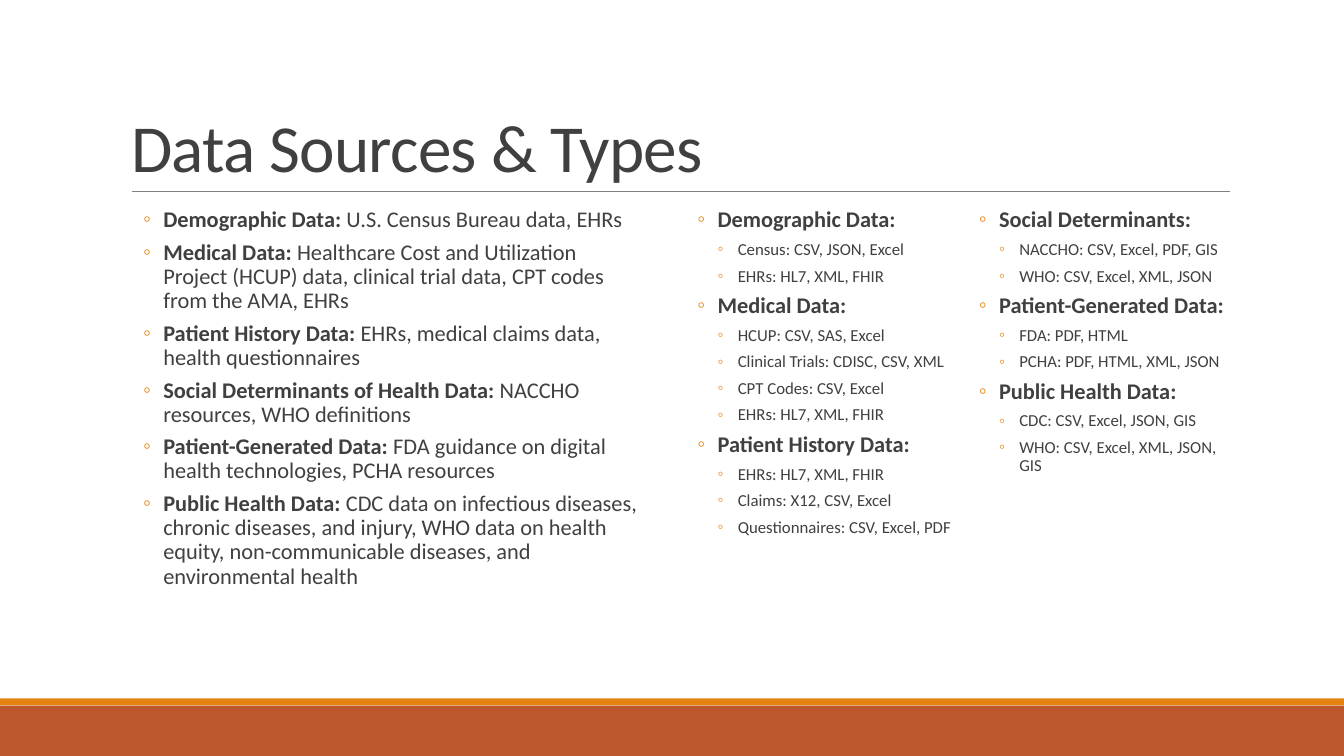
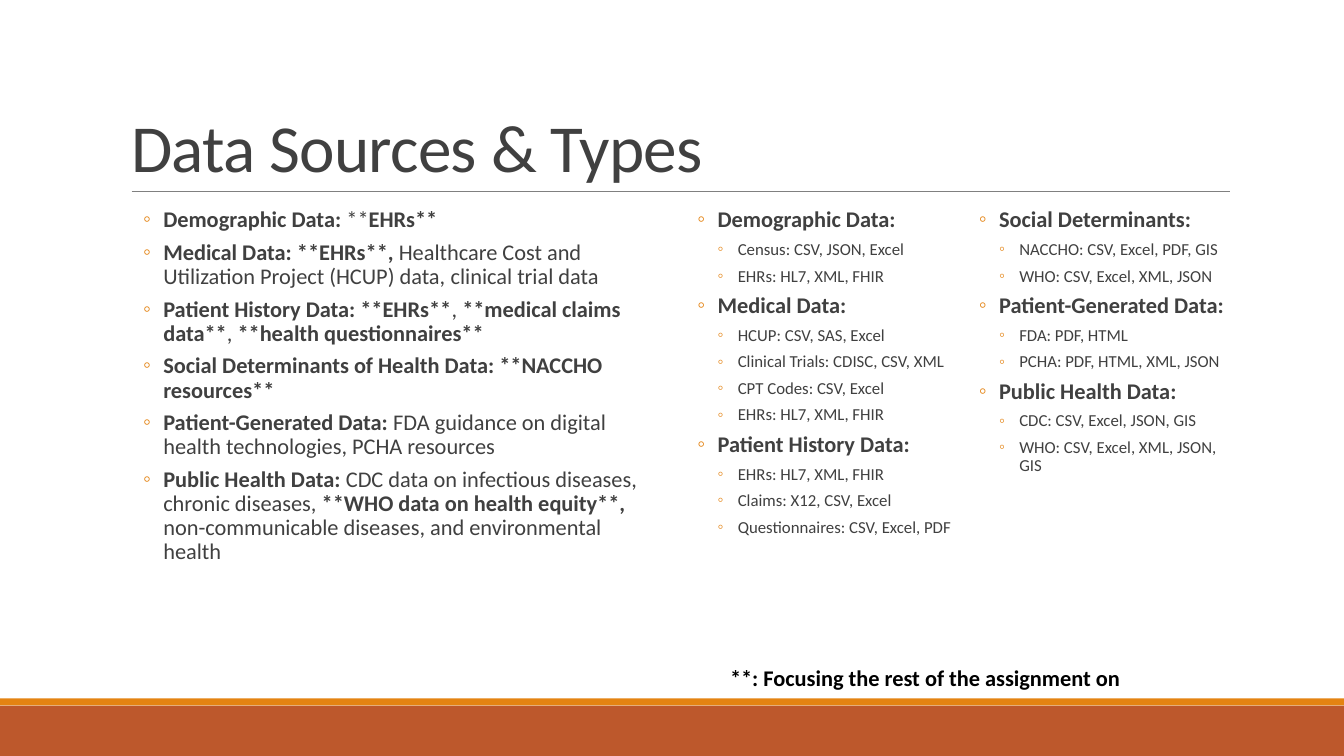
Before and after one commit to samswain2/MSiA-SQ, a slide deck: slide 3 of MSiA 423/hw01/hw01_deck.pptx. Drawn at 1344x756 pixels with LibreOffice and Linux fonts; fonts in the diff are those of the drawing. Boxes give left, top, right and bottom in pixels: in the first picture for what was removed or moved away, otherwise in the second. Text is boxed around its words. In the diff, an @@ line names an element or a change of style, - is before the commit and + after.

```diff
--- a/MSiA 423/hw01/hw01_deck.pptx
+++ b/MSiA 423/hw01/hw01_deck.pptx
@@ text at box(163, 211, 620, 398): text changed; bold on @@
-  ◦ Demographic Data: U.S. Census Bureau data, EHRs
-  ◦ Medical Data: Healthcare Cost and Utilization Project (HCUP) data, clinical trial data, CPT codes from the AMA, EHRs
-  ◦ Patient History Data: EHRs, medical claims data, health questionnaires
-  ◦ Social Determinants of Health Data: NACCHO resources, WHO definitions
+  ◦ Demographic Data: **EHRs**
+  ◦ Medical Data: **EHRs**, Healthcare Cost and Utilization Project (HCUP) data, clinical trial data
+  ◦ Patient History Data: **EHRs**, **medical claims data**, **health questionnaires**
+  ◦ Social Determinants of Health Data: **NACCHO resources**
@@ text at box(163, 471, 637, 559): text changed @@
-  ◦ Public Health Data: CDC data on infectious diseases, chronic diseases, and injury, WHO data on health equity, non-communicable diseases, and environmental health
+  ◦ Public Health Data: CDC data on infectious diseases, chronic diseases, **WHO data on health equity**, non-communicable diseases, and environmental health
@@ text added at box(763, 670, 1120, 690), 16 pt, text #000000, bold @@
+**: Focusing the rest of the assignment on
```
Also in this commit, not shown: 2 other slides changed, 5 slides added, 3 other files.
